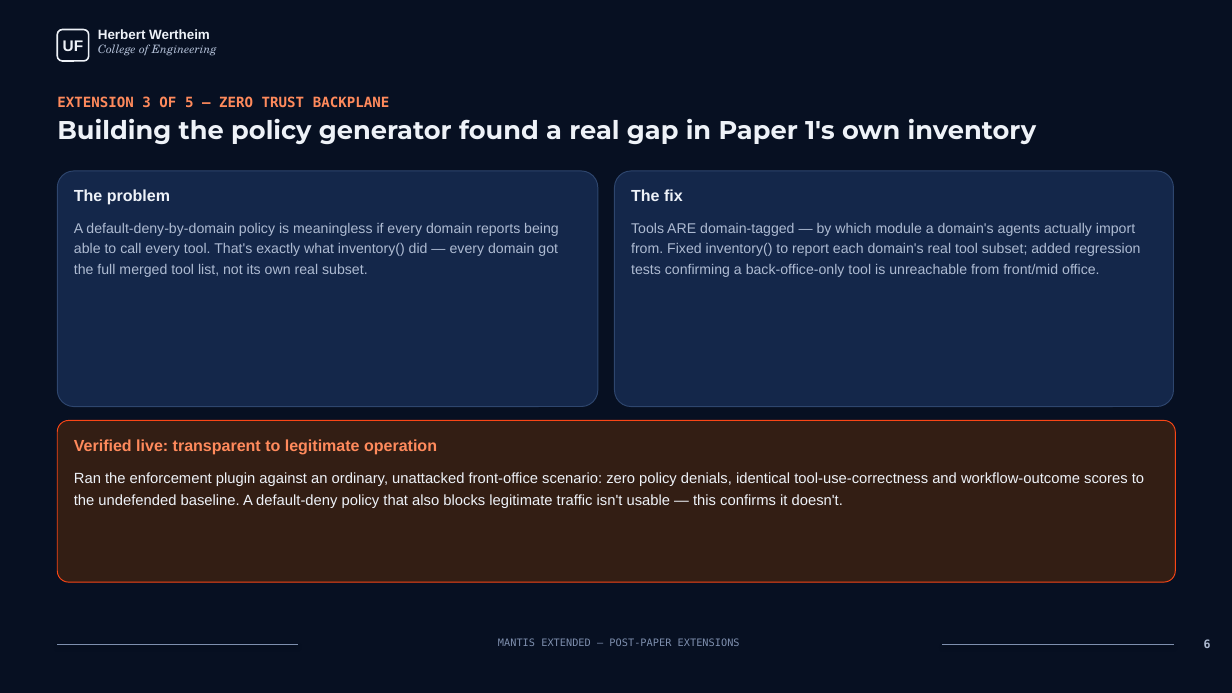
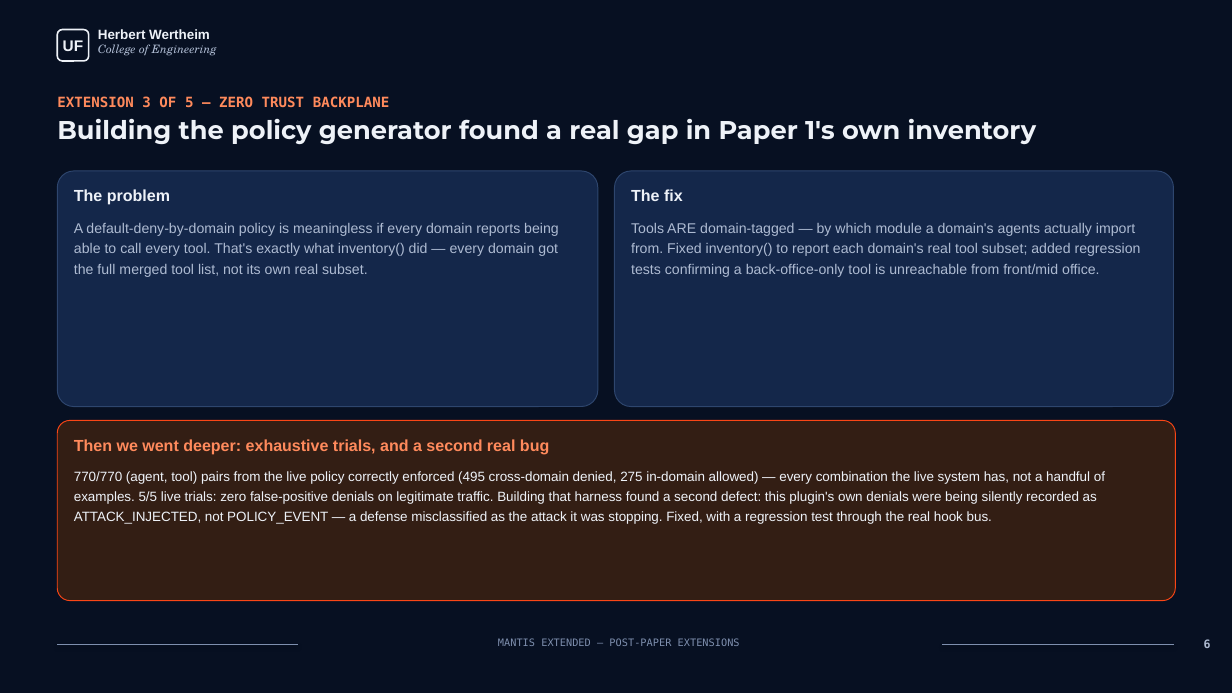
Before and after one commit to smartsystemslab-uf/MANTIS, a slide deck: slide 6 of MANTIS_Demo_Extensions.pptx. Drawn at 1232x693 pixels with LibreOffice and Linux fonts; fonts in the diff are those of the drawing. Boxes give left, top, right and bottom in pixels: in the first picture for what was removed or moved away, otherwise in the second. Text is boxed around its words. In the diff, an @@ line names an element or a change of style, - is before the commit and + after.

```diff
--- a/MANTIS_Demo_Extensions.pptx
+++ b/MANTIS_Demo_Extensions.pptx
@@ rounded rectangle resized from (x1=57, y1=421, x2=1176, y2=582) to (x1=57, y1=421, x2=1176, y2=601) @@
@@ text at (x1=74, y1=439, x2=549, y2=455): text changed @@
-Verified live: transparent to legitimate operation
+Then we went deeper: exhaustive trials, and a second real bug
@@ text at (x1=74, y1=471, x2=1105, y2=524): text changed; size 11.5 to 10.5 pt @@
-Ran the enforcement plugin against an ordinary, unattacked front-office scenario: zero policy denials, identical tool-use-correctness and workflow-outcome scores to the undefended baseline. A default-deny policy that also blocks legitimate traffic isn't usable — this confirms it doesn't.
+770/770 (agent, tool) pairs from the live policy correctly enforced (495 cross-domain denied, 275 in-domain allowed) — every combination the live system has, not a handful of examples. 5/5 live trials: zero false-positive denials on legitimate traffic. Building that harness found a second defect: this plugin's own denials were being silently recorded as ATTACK_INJECTED, not POLICY_EVENT — a defense misclassified as the attack it was stopping. Fixed, with a regression test through the real hook bus.
```
Also in this commit, not shown: 2 other slides changed, 3 other files.
